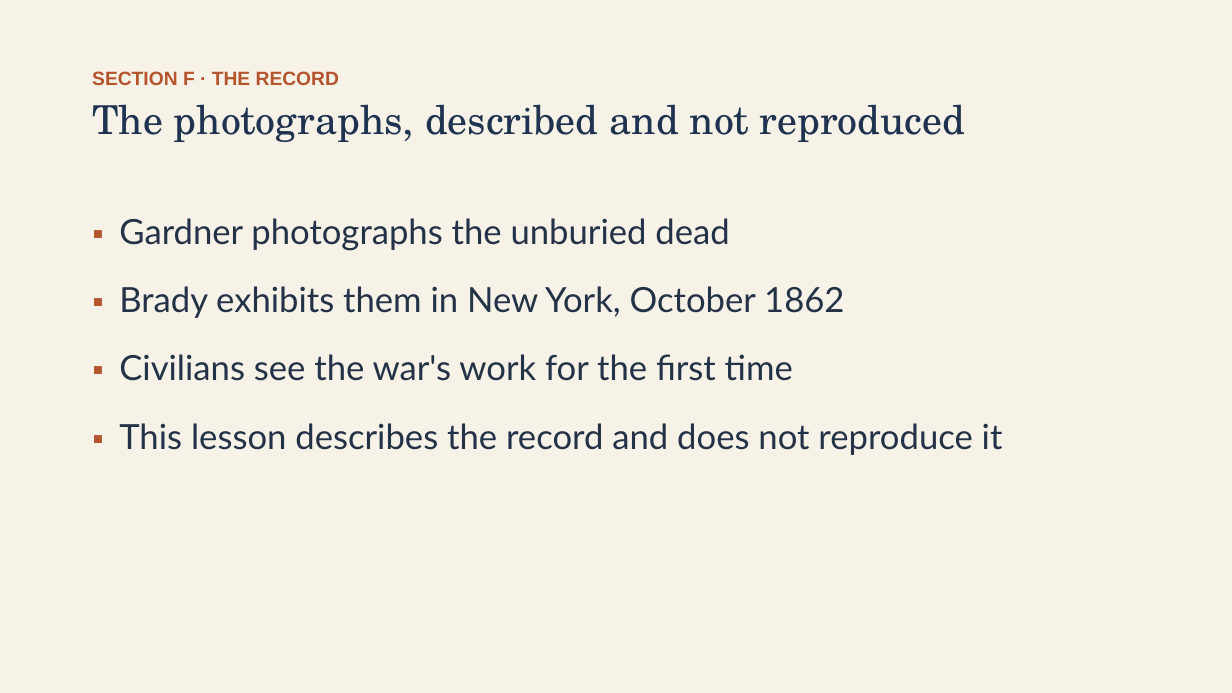
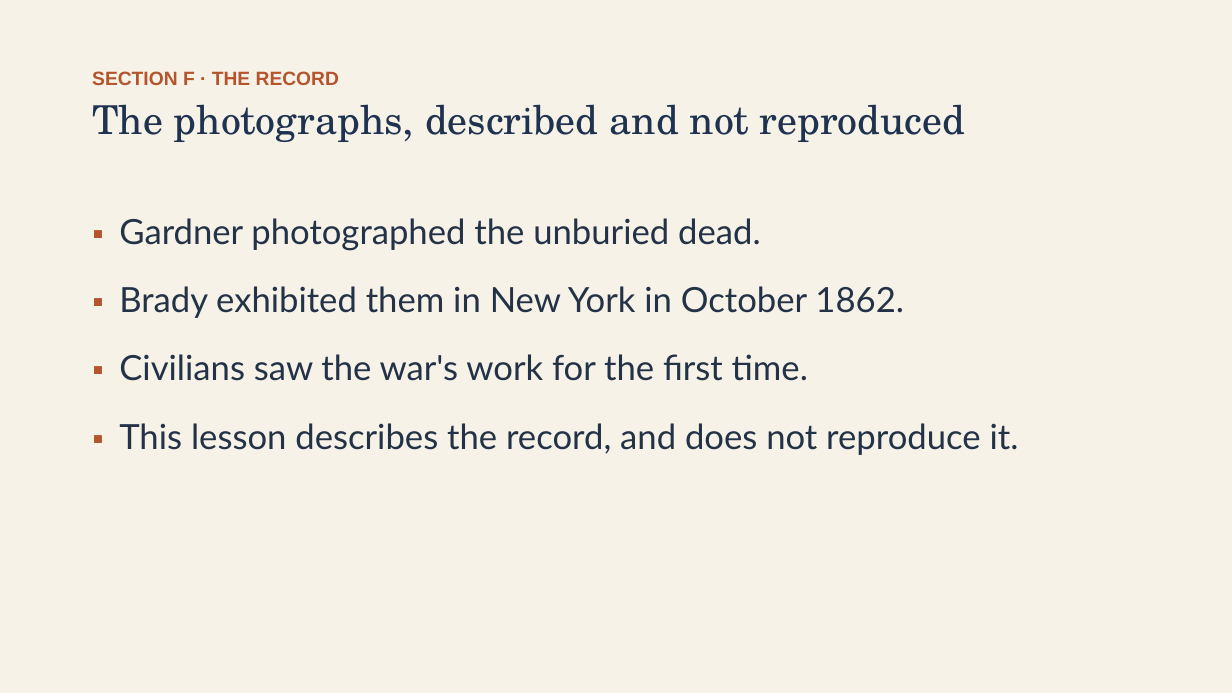
Before and after one commit to ab17gthb/humanities-curriculum-group, a slide deck: slide 23 of sectional-crisis/lesson-06/lesson-06-slides.pptx. Drawn at 1232x693 pixels with LibreOffice and Linux fonts; fonts in the diff are those of the drawing. Boxes give left, top, right and bottom in pixels: in the first picture for what was removed or moved away, otherwise in the second. Text is boxed around its words. In the diff, an @@ line names an element or a change of style, - is before the commit and + after.

```diff
--- a/sectional-crisis/lesson-06/lesson-06-slides.pptx
+++ b/sectional-crisis/lesson-06/lesson-06-slides.pptx
@@ text at [119,218,1019,455]: text changed @@
-▪ Gardner photographs the unburied dead
-▪ Brady exhibits them in New York, October 1862
-▪ Civilians see the war's work for the first time
-▪ This lesson describes the record and does not reproduce it
+▪ Gardner photographed the unburied dead.
+▪ Brady exhibited them in New York in October 1862.
+▪ Civilians saw the war's work for the first time.
+▪ This lesson describes the record, and does not reproduce it.
```
Also in this commit, not shown: 12 other slides changed, 6 other files.
